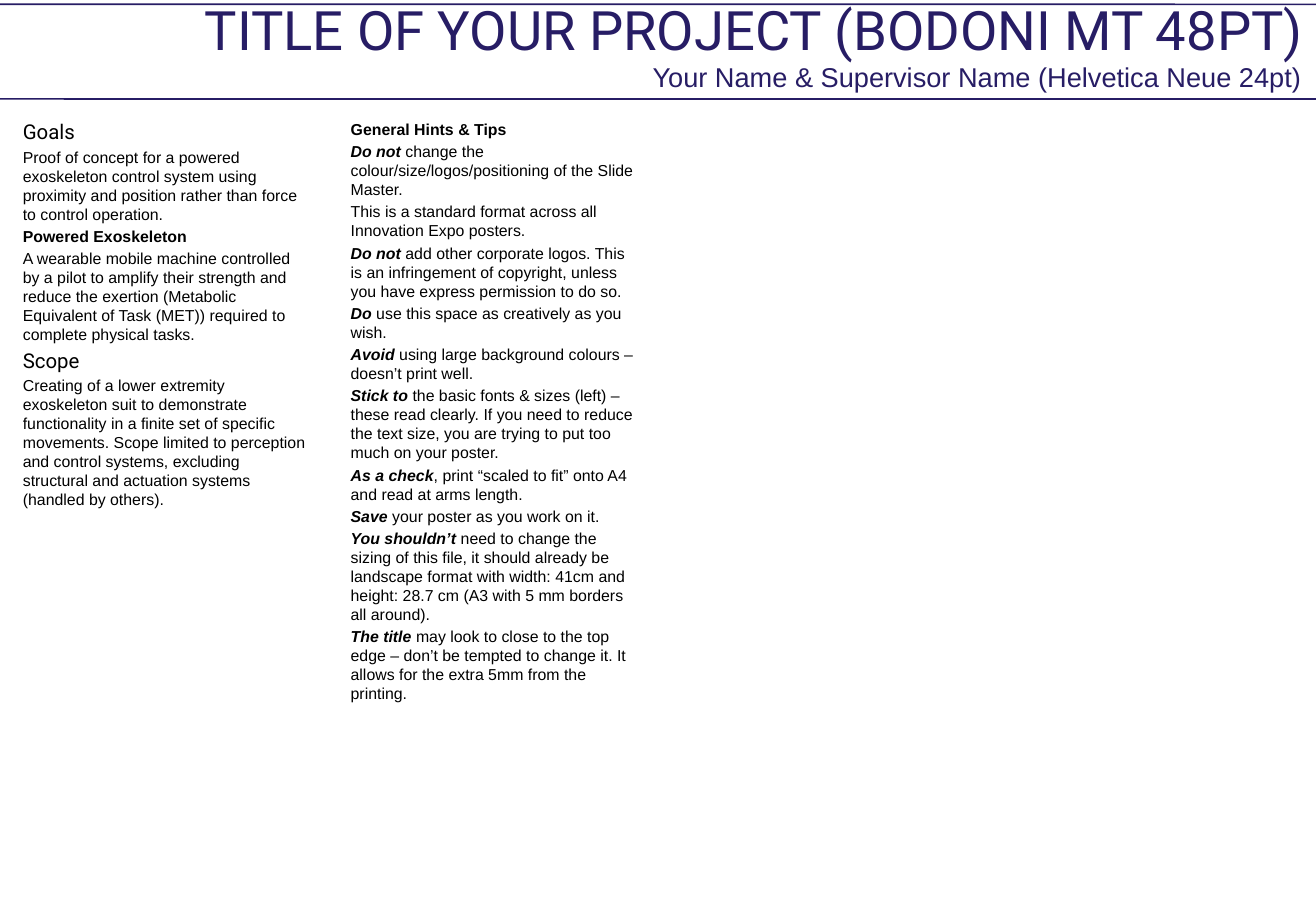
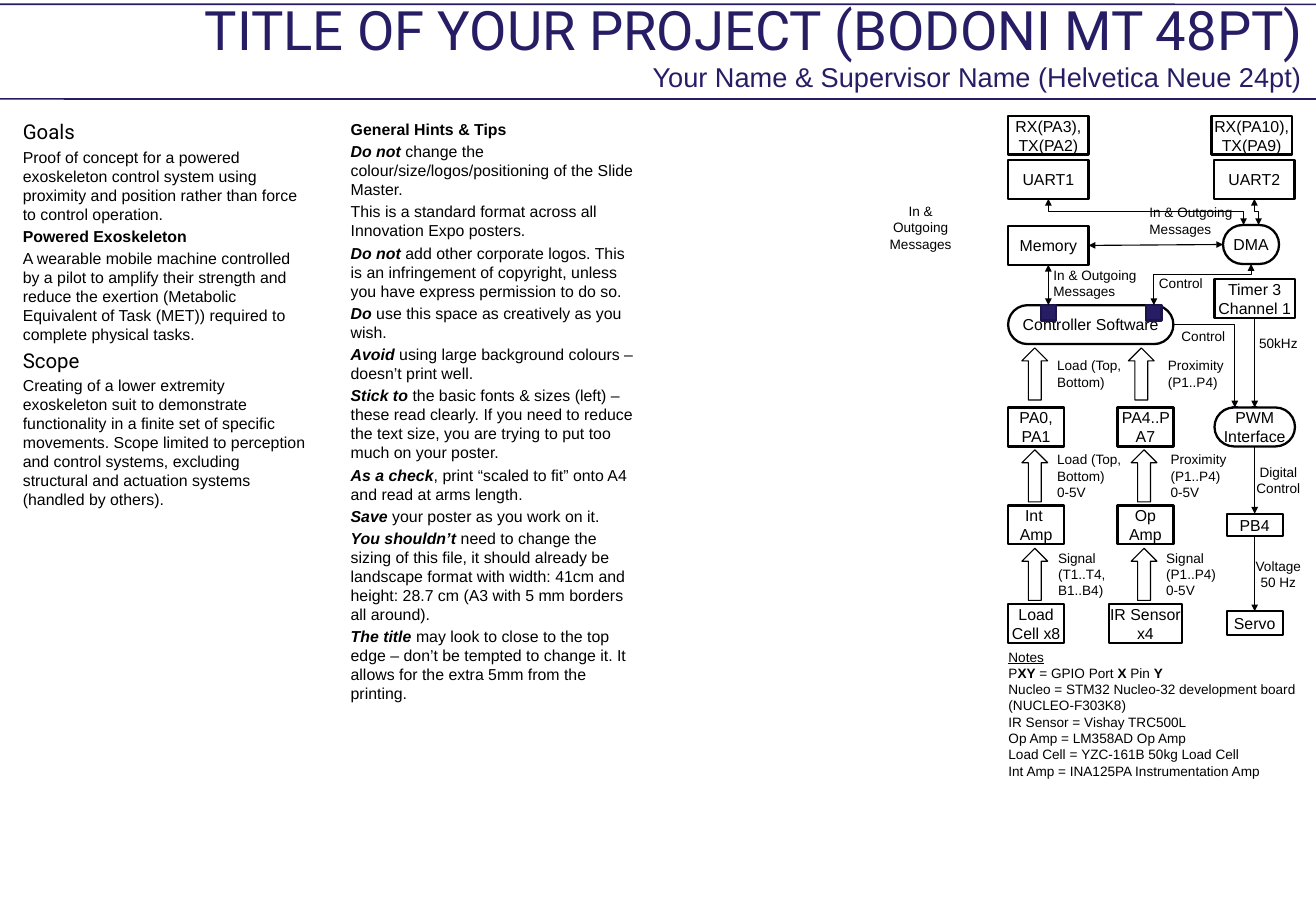
Before and after one commit to samuelwilliams413/METR4901, a slide deck: slide 1 of Demo Poster/Demo_Poster_SMW43219667.pptx. Drawn at 1316x921 pixels with LibreOffice and Linux fonts; fonts in the diff are those of the drawing; background and template pictures are left out. Boxes give left, top, right and bottom in pixels: in the first picture for what was removed or moved away, otherwise in the second. Text is boxed around its words. In the diff, an @@ line names an element or a change of style, - is before the commit and + after.

Commit message:
20/05/2018 1:14:53 PM

```diff
--- a/Demo Poster/Demo_Poster_SMW43219667.pptx
+++ b/Demo Poster/Demo_Poster_SMW43219667.pptx
@@ group added at (x1=890, y1=116, x2=1301, y2=779): 20 rectangles, 15 texts, 6 down arrows, 4 elbow double arrows, 3 rounded rectangles, 3 arrows, 1 elbow arrow, 1 double arrow @@
+Notes
+PXY = GPIO Port X Pin Y
+Nucleo = STM32 Nucleo-32 development board (NUCLEO-F303K8)
+IR Sensor = Vishay TRC500L
+Op Amp = LM358AD Op Amp
+Load Cell = YZC-161B 50kg Load Cell
+Int Amp = INA125PA Instrumentation Amp
+Servo
+PB4
+Voltage
+50 Hz
+PWM Interface
+PA0,
+PA1
+Load Cell x8
+Int
+Amp
+Signal (T1..T4, B1..B4)
+Load (Top, Bottom)
+0-5V
+PA4..PA7
+IR Sensor x4
+Op Amp
+Signal (P1..P4)
+0-5V
+Proximity (P1..P4)
+0-5V
+Controller Software
+Load (Top, Bottom)
+Proximity (P1..P4)
+Digital
+Control
+Timer 3
+Channel 1
+50kHz
+Control
+Memory
+UART1
+UART2
+RX(PA3), TX(PA2)
+RX(PA10), TX(PA9)
+DMA
+In & Outgoing
+Messages
+Control
+In & Outgoing
+Messages
+In & Outgoing
+Messages
```
